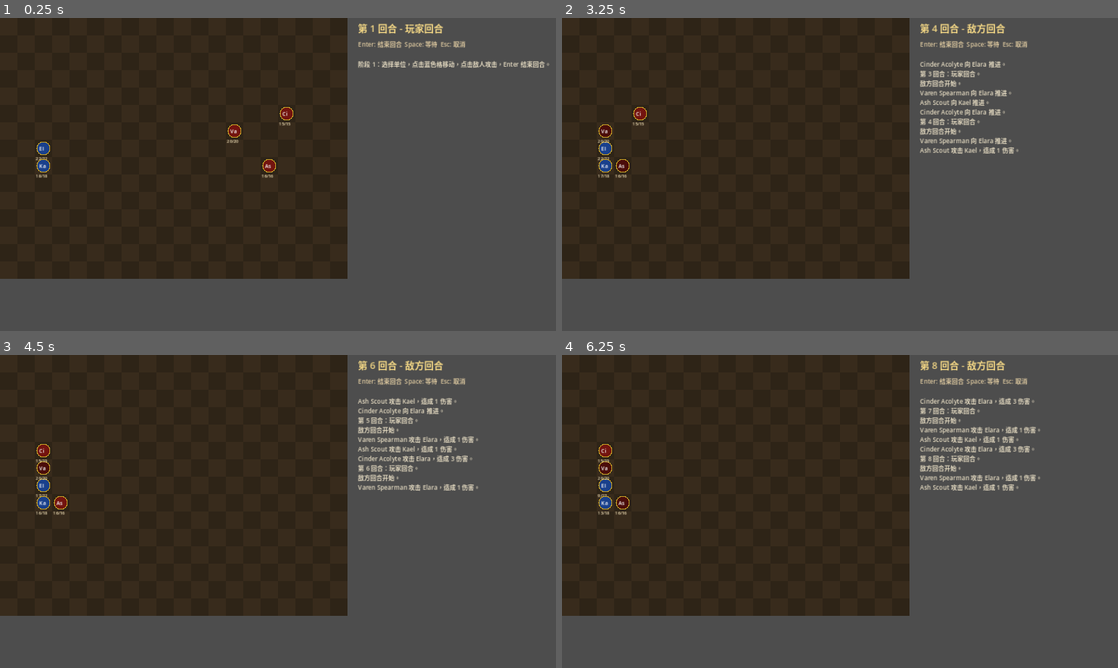
Above: before the commit, frames 1-4 (two rows, left to right).
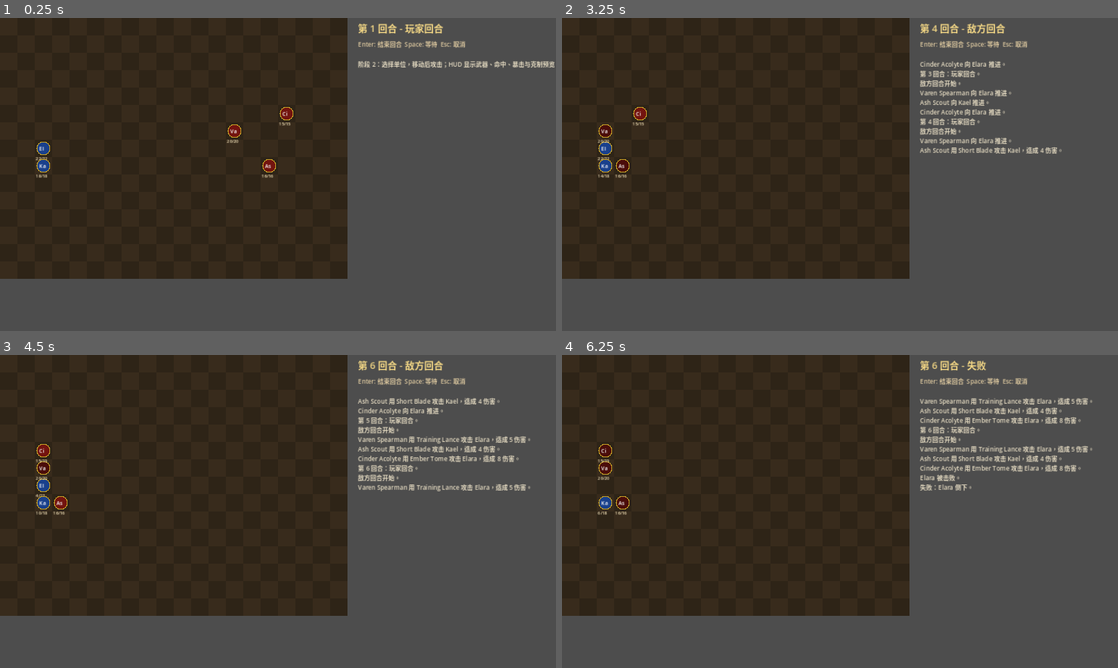
Above: after the commit, the same moments.

Repository: cui2573977943-code/agent
Game: Godot game, scene res://scenes/battle/BattleScene.tscn
Two runs of this game, one before a commit and one after it. Both use one fixed random seed, a clock stepped at 60 frames per second and the inputs below.
Inputs (mouse positions are in pixels of both pictures, inside the frame that each line leads up to):
- Up to frame 1 (0.25 s): no input
- Up to frame 2 (3.25 s): tap Enter at 0.5, 0.6, 1.35, 2.1, 2.85 s; move the mouse to (962, 158) at 0.52 s; click (962, 158) at 0.67 s; tap Space at 0.77, 1.52, 3.02 s; move the mouse to (728, 190) at 1.27 s; click (728, 190) at 1.42 s; move the mouse to (895, 105) at 2.02 s; click (895, 105) at 2.17 s; move the mouse to (812, 237) at 2.77 s; click (812, 237) at 2.92 s
- Up to frame 3 (4.5 s): move the mouse to (444, 558) at 3.52 s; tap Enter at 3.6, 4.35 s; click (444, 558) at 3.67 s; tap Space at 3.77 s; move the mouse to (111, 464) at 4.27 s; click (111, 464) at 4.42 s
- Up to frame 4 (6.25 s): tap Space at 4.52, 6.02 s; move the mouse to (867, 511) at 5.02 s; tap Enter at 5.1, 5.85 s; click (867, 511) at 5.17 s; move the mouse to (756, 433) at 5.77 s; click (756, 433) at 5.92 s

The runs differ from the first frame. In frame 1, 0.4% of the frame differs, in the area x 67-100%, y 13-16%; in frame 2, 0.2%; in frame 3, 1.3%; in frame 4, 3.4%, in the area x 6-96%, y 1-52%.

Commit message:
Implement stage 2 combat systems
Co-authored-by: cui2573977943-code <cui2573977943-code@users.noreply.github.com>

Diff:
--- a/autoload/GameManager.gd
+++ b/autoload/GameManager.gd
@@ -2,13 +2,19 @@
 
 const DEFAULT_LEVEL_PATH := "res://data/levels/CH01_L01.json"
 const DEFAULT_DIFFICULTY_PATH := "res://data/ai/difficulty_profiles.json"
+const DEFAULT_CLASSES_PATH := "res://data/units/classes.json"
+const DEFAULT_WEAPONS_PATH := "res://data/units/weapons.json"
 
 var current_level_id := "CH01_L01"
 var difficulty_id := "normal"
 var level_data: Dictionary = {}
 var difficulty_profile: Dictionary = {}
+var class_catalog: Dictionary = {}
+var weapon_catalog: Dictionary = {}
 
 func _ready() -> void:
+	load_class_catalog()
+	load_weapon_catalog()
 	load_difficulty(difficulty_id)
 	load_level(DEFAULT_LEVEL_PATH)
 
@@ -41,3 +47,23 @@
 	push_warning("Difficulty profile not found: %s" % target_difficulty_id)
 	difficulty_profile = {}
 	return difficulty_profile
+
+func load_class_catalog(path: String = DEFAULT_CLASSES_PATH) -> Dictionary:
+	class_catalog.clear()
+	var data := load_json(path)
+	for entry in data.get("classes", []):
+		class_catalog[entry.get("class_id", "")] = entry
+	return class_catalog
+
+func load_weapon_catalog(path: String = DEFAULT_WEAPONS_PATH) -> Dictionary:
+	weapon_catalog.clear()
+	var data := load_json(path)
+	for entry in data.get("weapons", []):
+		weapon_catalog[entry.get("weapon_id", "")] = entry
+	return weapon_catalog
+
+func get_class_data(class_id: String) -> Dictionary:
+	return class_catalog.get(class_id, {})
+
+func get_weapon_data(weapon_id: String) -> Dictionary:
+	return weapon_catalog.get(weapon_id, {})
--- a/data/units/classes.json
+++ b/data/units/classes.json
@@ -15,6 +15,13 @@
         "move_range": 5,
         "attack_range": 1
       },
+      "growth_rates": {
+        "max_hp": 80,
+        "power": 55,
+        "defense": 35,
+        "hit": 45,
+        "avoid": 40
+      },
       "signature_rule": "处决窗口：攻击 HP 低于 30% 的敌人时可追击。"
     },
     {
@@ -30,6 +37,13 @@
         "avoid": 14,
         "move_range": 5,
         "attack_range": 2
+      },
+      "growth_rates": {
+        "max_hp": 60,
+        "power": 40,
+        "defense": 25,
+        "hit": 55,
+        "avoid": 55
       },
       "signature_rule": "地形共鸣：在森林和山地获得额外移动。"
     },
@@ -47,6 +61,13 @@
         "move_range": 3,
         "attack_range": 1
       },
+      "growth_rates": {
+        "max_hp": 75,
+        "power": 45,
+        "defense": 55,
+        "hit": 35,
+        "avoid": 20
+      },
       "signature_rule": "阵线值：相邻 2 名友军时防御提升。"
     },
     {
@@ -62,6 +83,13 @@
         "avoid": 16,
         "move_range": 5,
         "attack_range": 1
+      },
+      "growth_rates": {
+        "max_hp": 50,
+        "power": 35,
+        "defense": 20,
+        "hit": 45,
+        "avoid": 65
       },
       "signature_rule": "迷雾穿透：揭示敌方下回合意图。"
     },
@@ -79,6 +107,13 @@
         "move_range": 4,
         "attack_range": 2
       },
+      "growth_rates": {
+        "max_hp": 45,
+        "power": 60,
+        "defense": 15,
+        "hit": 45,
+        "avoid": 30
+      },
       "signature_rule": "以太透支：消耗 HP 强化法术，下回合眩晕。"
     }
   ]
--- /dev/null
+++ b/data/units/weapons.json
@@ -0,0 +1,70 @@
+{
+  "schema_version": 1,
+  "weapons": [
+    {
+      "weapon_id": "heirloom_sword",
+      "display_name": "Heirloom Sword",
+      "weapon_type": "sword",
+      "element": "flame",
+      "power": 5,
+      "hit": 82,
+      "crit": 8,
+      "min_range": 1,
+      "max_range": 1,
+      "experience_on_hit": 12,
+      "experience_on_kill": 40
+    },
+    {
+      "weapon_id": "yew_bow",
+      "display_name": "Yew Bow",
+      "weapon_type": "bow",
+      "element": "verdant",
+      "power": 4,
+      "hit": 78,
+      "crit": 4,
+      "min_range": 2,
+      "max_range": 2,
+      "experience_on_hit": 10,
+      "experience_on_kill": 35
+    },
+    {
+      "weapon_id": "training_lance",
+      "display_name": "Training Lance",
+      "weapon_type": "lance",
+      "element": "steel",
+      "power": 4,
+      "hit": 76,
+      "crit": 0,
+      "min_range": 1,
+      "max_range": 1,
+      "experience_on_hit": 8,
+      "experience_on_kill": 25
+    },
+    {
+      "weapon_id": "short_blade",
+      "display_name": "Short Blade",
+      "weapon_type": "dagger",
+      "element": "tide",
+      "power": 3,
+      "hit": 84,
+      "crit": 6,
+      "min_range": 1,
+      "max_range": 1,
+      "experience_on_hit": 8,
+      "experience_on_kill": 25
+    },
+    {
+      "weapon_id": "ember_tome",
+      "display_name": "Ember Tome",
+      "weapon_type": "tome",
+      "element": "flame",
+      "power": 5,
+      "hit": 74,
+      "crit": 2,
+      "min_range": 1,
+      "max_range": 2,
+      "experience_on_hit": 8,
+      "experience_on_kill": 25
+    }
+  ]
+}
--- a/scripts/battle/BattleScene.gd
+++ b/scripts/battle/BattleScene.gd
@@ -3,6 +3,9 @@
 const TacticalUnitScript := preload("res://scripts/battle/Unit.gd")
 const TurnManagerScript := preload("res://scripts/battle/TurnManager.gd")
 const TacticalGridMapScript := preload("res://scripts/map/GridMap.gd")
+const CombatFormulaScript := preload("res://scripts/battle/CombatFormula.gd")
+const WeaponDataScript := preload("res://scripts/battle/WeaponData.gd")
+const CombatPreviewPanelScript := preload("res://scripts/ui/CombatPreviewPanel.gd")
 
 var grid := TacticalGridMapScript.new(BattleManager.GRID_WIDTH, BattleManager.GRID_HEIGHT)
 var turn_manager := TurnManagerScript.new()
@@ -11,6 +14,7 @@
 var selected_unit = null
 var move_cells: Array[Vector2i] = []
 var attack_cells: Array[Vector2i] = []
+var current_preview: Dictionary = {}
 var log_messages: Array[String] = []
 var level_data: Dictionary = {}
 
@@ -18,7 +22,7 @@
 	level_data = GameManager.load_level()
 	_load_units_from_level(level_data)
 	turn_manager.start_player_turn(player_units)
-	_add_log("阶段 1：选择单位，点击蓝色格移动，点击敌人攻击，Enter 结束回合。")
+	_add_log("阶段 2：选择单位，移动后攻击；HUD 显示武器、命中、暴击与克制预览。")
 	queue_redraw()
 
 func _unhandled_input(event: InputEvent) -> void:
@@ -48,7 +52,7 @@
 
 	for entry in data.get("player_units", []):
 		var player_unit = TacticalUnitScript.new()
-		player_unit.configure_from_level_entry(entry, "player")
+		player_unit.configure_from_level_entry(entry, "player", GameManager.get_class_data(entry.get("class_id", "")))
 		player_units.append(player_unit)
 
 	for wave in data.get("enemy_waves", []):
@@ -56,7 +60,7 @@
 			continue
 		for entry in wave.get("units", []):
 			var enemy_unit = TacticalUnitScript.new()
-			enemy_unit.configure_from_level_entry(entry, "enemy")
+			enemy_unit.configure_from_level_entry(entry, "enemy", GameManager.get_class_data(entry.get("class_id", "")))
 			enemy_units.append(enemy_unit)
 
 func _handle_left_click(cell: Vector2i) -> void:
@@ -67,7 +71,7 @@
 
 	if selected_unit != null:
 		var target = _unit_at(cell, "enemy")
-		if target != null and grid.distance(selected_unit.grid_position, target.grid_position) <= selected_unit.attack_range:
+		if target != null and _is_in_attack_range(selected_unit, target):
 			_attack(selected_unit, target)
 			selected_unit.acted = true
 			_clear_selection()
@@ -79,6 +83,7 @@
 			selected_unit.grid_position = cell
 			move_cells.clear()
 			attack_cells = _attack_cells_for(selected_unit)
+			_update_preview_for_selected()
 			_add_log("%s 移动到 %s。" % [selected_unit.display_name, str(cell)])
 			return
 
@@ -92,33 +97,37 @@
 	selected_unit = unit
 	move_cells = grid.get_cells_in_range(unit.grid_position, unit.move_range, _occupied_cells_for_movement(unit))
 	attack_cells = _attack_cells_for(unit)
+	_update_preview_for_selected()
 	_add_log("选择 %s。" % unit.display_name)
 
 func _clear_selection() -> void:
 	selected_unit = null
 	move_cells.clear()
 	attack_cells.clear()
+	current_preview.clear()
 
 func _attack(attacker, defender) -> void:
-	var element_bonus := _element_damage_bonus(attacker.element, defender.element)
-	var damage: int = max(1, int(attacker.power) + element_bonus - int(defender.defense))
-	var applied: int = defender.receive_damage(damage)
-	_add_log("%s 攻击 %s，造成 %d 伤害。" % [attacker.display_name, defender.display_name, applied])
-	if not defender.is_alive():
+	var weapon := _weapon_for(attacker)
+	var result: Dictionary = CombatFormulaScript.resolve(attacker, defender, weapon)
+	if result.get("did_hit", false):
+		var crit_text := ""
+		if result.get("did_crit", false):
+			crit_text = " 暴击！"
+		_add_log("%s 用 %s 攻击 %s，造成 %d 伤害。%s" % [attacker.display_name, result["weapon_name"], defender.display_name, int(result["applied_damage"]), crit_text])
+		_award_experience(attacker, int(result["experience_on_hit"]))
+	else:
+		_add_log("%s 攻击 %s，但未命中。" % [attacker.display_name, defender.display_name])
+	if result.get("defender_defeated", false):
 		_add_log("%s 被击败。" % defender.display_name)
-
-func _element_damage_bonus(attacker_element: String, defender_element: String) -> int:
-	var advantage := {
-		"steel": "verdant",
-		"verdant": "tide",
-		"tide": "flame",
-		"flame": "steel"
-	}
-	if advantage.get(attacker_element, "") == defender_element:
-		return 2
-	if advantage.get(defender_element, "") == attacker_element:
-		return -1
-	return 0
+		_award_experience(attacker, int(result["experience_on_kill"]))
+
+func _award_experience(unit, amount: int) -> void:
+	if unit.team != "player":
+		return
+	var level_results: Array[String] = unit.gain_experience(amount)
+	_add_log("%s 获得 %d 经验（%d/100）。" % [unit.display_name, amount, unit.experience])
+	for result in level_results:
+		_add_log("%s 升级：%s。" % [unit.display_name, result])
 
 func _end_player_turn() -> void:
 	if not turn_manager.is_player_phase():
@@ -141,7 +150,7 @@
 		var nearest = _nearest_alive_unit(enemy.grid_position, player_units)
 		if nearest == null:
 			continue
-		if grid.distance(enemy.grid_position, nearest.grid_position) <= enemy.attack_range:
+		if _is_in_attack_range(enemy, nearest):
 			_attack(enemy, nearest)
 		else:
 			var occupied := _occupied_cells_for_movement(enemy)
@@ -215,12 +224,40 @@
 
 func _attack_cells_for(unit) -> Array[Vector2i]:
 	var result: Array[Vector2i] = []
+	var weapon := _weapon_for(unit)
+	var min_range := WeaponDataScript.min_range(weapon)
+	var max_range := WeaponDataScript.max_range(weapon)
 	for x in range(grid.width):
 		for y in range(grid.height):
 			var cell := Vector2i(x, y)
-			if grid.distance(unit.grid_position, cell) <= unit.attack_range:
+			var distance := grid.distance(unit.grid_position, cell)
+			if distance >= min_range and distance <= max_range:
 				result.append(cell)
 	return result
+
+func _weapon_for(unit) -> Dictionary:
+	var weapon := GameManager.get_weapon_data(unit.weapon_id)
+	if weapon.is_empty():
+		return WeaponDataScript.default_weapon()
+	return weapon
+
+func _is_in_attack_range(attacker, defender) -> bool:
+	var weapon := _weapon_for(attacker)
+	var distance := grid.distance(attacker.grid_position, defender.grid_position)
+	return distance >= WeaponDataScript.min_range(weapon) and distance <= WeaponDataScript.max_range(weapon)
+
+func _update_preview_for_selected() -> void:
+	current_preview.clear()
+	if selected_unit == null:
+		return
+	var target = _nearest_alive_unit(selected_unit.grid_position, enemy_units)
+	if target == null:
+		return
+	var weapon := _weapon_for(selected_unit)
+	var distance := grid.distance(selected_unit.grid_position, target.grid_position)
+	if distance < WeaponDataScript.min_range(weapon) or distance > WeaponDataScript.max_range(weapon):
+		return
+	current_preview = CombatFormulaScript.preview(selected_unit, target, weapon)
 
 func screen_to_grid(position: Vector2) -> Vector2i:
 	return Vector2i(floori(position.x / BattleManager.TILE_SIZE), floori(position.y / BattleManager.TILE_SIZE))
@@ -277,6 +314,9 @@
 	draw_string(ThemeDB.fallback_font, Vector2(x, y + 34), "Enter: 结束回合  Space: 等待  Esc: 取消", HORIZONTAL_ALIGNMENT_LEFT, -1, 14, Color(0.86, 0.78, 0.62))
 
 	var line_y := y + 80
+	if not current_preview.is_empty():
+		draw_string(ThemeDB.fallback_font, Vector2(x, line_y), "战斗预览: %s" % CombatPreviewPanelScript.summary(current_preview), HORIZONTAL_ALIGNMENT_LEFT, -1, 14, Color(0.95, 0.84, 0.52))
+		line_y += 28
 	for message in log_messages.slice(max(0, log_messages.size() - 10), log_messages.size()):
 		draw_string(ThemeDB.fallback_font, Vector2(x, line_y), message, HORIZONTAL_ALIGNMENT_LEFT, -1, 14, Color(0.9, 0.86, 0.76))
 		line_y += 22
--- /dev/null
+++ b/scripts/battle/CombatFormula.gd
@@ -0,0 +1,51 @@
+class_name CombatFormula
+extends RefCounted
+
+const ElementAffinityScript := preload("res://scripts/battle/ElementAffinity.gd")
+const WeaponDataScript := preload("res://scripts/battle/WeaponData.gd")
+
+static func preview(attacker, defender, raw_weapon: Dictionary, terrain := {}) -> Dictionary:
+	var weapon: Dictionary = WeaponDataScript.with_defaults(raw_weapon)
+	var terrain_hit_mod: int = int(terrain.get("hit_mod", 0))
+	var terrain_avoid_mod: int = int(terrain.get("avoid_mod", 0))
+	var terrain_defense_mod: int = int(terrain.get("defense_mod", 0))
+	var terrain_crit_mod: int = int(terrain.get("crit_mod", 0))
+	var element_multiplier: float = ElementAffinityScript.multiplier(attacker.element, defender.element)
+	var base_damage: int = max(0, int(attacker.power) + int(weapon.get("power", 0)) - int(defender.defense) - terrain_defense_mod)
+	var final_damage: int = max(1, int(round(float(base_damage) * element_multiplier)))
+	var hit_chance: int = clamp(int(attacker.hit) + int(weapon.get("hit", 0)) - int(defender.avoid) + terrain_hit_mod + terrain_avoid_mod, 0, 100)
+	var crit_chance: int = clamp(int(weapon.get("crit", 0)) + terrain_crit_mod, 0, 100)
+
+	return {
+		"weapon_id": weapon.get("weapon_id", "training_weapon"),
+		"weapon_name": weapon.get("display_name", "Training Weapon"),
+		"damage": final_damage,
+		"hit_chance": hit_chance,
+		"crit_chance": crit_chance,
+		"element_state": ElementAffinityScript.label(attacker.element, defender.element),
+		"element_multiplier": element_multiplier,
+		"experience_on_hit": int(weapon.get("experience_on_hit", 10)),
+		"experience_on_kill": int(weapon.get("experience_on_kill", 35))
+	}
+
+static func resolve(attacker, defender, raw_weapon: Dictionary, terrain := {}) -> Dictionary:
+	var result: Dictionary = preview(attacker, defender, raw_weapon, terrain)
+	var hit_roll: int = randi_range(1, 100)
+	var crit_roll: int = randi_range(1, 100)
+	var did_hit: bool = hit_roll <= int(result["hit_chance"])
+	var did_crit: bool = did_hit and crit_roll <= int(result["crit_chance"])
+	var damage: int = 0
+
+	if did_hit:
+		damage = int(result["damage"])
+		if did_crit:
+			damage *= 3
+		defender.receive_damage(damage)
+
+	result["hit_roll"] = hit_roll
+	result["crit_roll"] = crit_roll
+	result["did_hit"] = did_hit
+	result["did_crit"] = did_crit
+	result["applied_damage"] = damage
+	result["defender_defeated"] = not defender.is_alive()
+	return result
--- /dev/null
+++ b/scripts/battle/ElementAffinity.gd
@@ -0,0 +1,39 @@
+class_name ElementAffinity
+extends RefCounted
+
+const STEEL := "steel"
+const FLAME := "flame"
+const VERDANT := "verdant"
+const TIDE := "tide"
+
+const ADVANTAGE_MULTIPLIER := 1.2
+const DISADVANTAGE_MULTIPLIER := 0.85
+const NEUTRAL_MULTIPLIER := 1.0
+
+static func advantage_target(element: String) -> String:
+	match element:
+		STEEL:
+			return VERDANT
+		VERDANT:
+			return TIDE
+		TIDE:
+			return FLAME
+		FLAME:
+			return STEEL
+		_:
+			return ""
+
+static func multiplier(attacker_element: String, defender_element: String) -> float:
+	if advantage_target(attacker_element) == defender_element:
+		return ADVANTAGE_MULTIPLIER
+	if advantage_target(defender_element) == attacker_element:
+		return DISADVANTAGE_MULTIPLIER
+	return NEUTRAL_MULTIPLIER
+
+static func label(attacker_element: String, defender_element: String) -> String:
+	var value := multiplier(attacker_element, defender_element)
+	if value > NEUTRAL_MULTIPLIER:
+		return "advantage"
+	if value < NEUTRAL_MULTIPLIER:
+		return "disadvantage"
+	return "neutral"
--- a/scripts/battle/Unit.gd
+++ b/scripts/battle/Unit.gd
@@ -17,69 +17,51 @@
 var move_range := 4
 var attack_range := 1
 var acted := false
+var experience := 0
+var weapon_id := ""
+var growth_rates: Dictionary = {}
 
-func configure_from_level_entry(entry: Dictionary, team_name: String) -> void:
+func configure_from_level_entry(entry: Dictionary, team_name: String, class_data := {}) -> void:
 	unit_id = entry.get("id", "")
 	display_name = entry.get("display_name", unit_id)
 	team = team_name
 	class_id = entry.get("class_id", "")
 	element = entry.get("element", "steel")
 	level = int(entry.get("level", 1))
+	experience = int(entry.get("experience", 0))
+	var loadout: Array = entry.get("loadout", [])
+	if not loadout.is_empty():
+		weapon_id = str(loadout[0])
 
 	var spawn: Array = entry.get("spawn", [0, 0])
 	grid_position = Vector2i(int(spawn[0]), int(spawn[1]))
-	_apply_class_defaults()
+	_apply_class_defaults(class_data)
 
-func _apply_class_defaults() -> void:
-	match class_id:
-		"bladeguard":
-			max_hp = 22
-			power = 7
-			defense = 3
-			hit = 88
-			avoid = 12
-			move_range = 5
-			attack_range = 1
-		"ranger":
-			max_hp = 18
-			power = 5
-			defense = 2
-			hit = 82
-			avoid = 14
-			move_range = 5
-			attack_range = 2
-		"spearwall":
-			max_hp = 20
-			power = 5
-			defense = 4
-			hit = 80
-			avoid = 4
-			move_range = 3
-			attack_range = 1
-		"scout":
-			max_hp = 16
-			power = 4
-			defense = 1
-			hit = 78
-			avoid = 16
-			move_range = 5
-			attack_range = 1
-		"mage":
-			max_hp = 15
-			power = 6
-			defense = 1
-			hit = 76
-			avoid = 6
-			move_range = 4
-			attack_range = 2
-		_:
-			max_hp = 18
-			power = 5
-			defense = 2
-			hit = 80
-			avoid = 5
-			move_range = 4
-			attack_range = 1
+func _apply_class_defaults(class_data := {}) -> void:
+	var base_stats: Dictionary = class_data.get("base_stats", {})
+	if base_stats.is_empty():
+		match class_id:
+			"bladeguard":
+				base_stats = { "max_hp": 22, "power": 7, "defense": 3, "hit": 88, "avoid": 12, "move_range": 5, "attack_range": 1 }
+			"ranger":
+				base_stats = { "max_hp": 18, "power": 5, "defense": 2, "hit": 82, "avoid": 14, "move_range": 5, "attack_range": 2 }
+			"spearwall":
+				base_stats = { "max_hp": 20, "power": 5, "defense": 4, "hit": 80, "avoid": 4, "move_range": 3, "attack_range": 1 }
+			"scout":
+				base_stats = { "max_hp": 16, "power": 4, "defense": 1, "hit": 78, "avoid": 16, "move_range": 5, "attack_range": 1 }
+			"mage":
+				base_stats = { "max_hp": 15, "power": 6, "defense": 1, "hit": 76, "avoid": 6, "move_range": 4, "attack_range": 2 }
+			_:
+				base_stats = { "max_hp": 18, "power": 5, "defense": 2, "hit": 80, "avoid": 5, "move_range": 4, "attack_range": 1 }
+
+	max_hp = int(base_stats.get("max_hp", max_hp))
+	power = int(base_stats.get("power", power))
+	defense = int(base_stats.get("defense", defense))
+	hit = int(base_stats.get("hit", hit))
+	avoid = int(base_stats.get("avoid", avoid))
+	move_range = int(base_stats.get("move_range", move_range))
+	attack_range = int(base_stats.get("attack_range", attack_range))
+	growth_rates = class_data.get("growth_rates", {})
 	hp = max_hp
 
 func is_alive() -> bool:
@@ -95,3 +77,35 @@
 
 func reset_for_new_turn() -> void:
 	acted = false
+
+func gain_experience(amount: int) -> Array[String]:
+	var results: Array[String] = []
+	experience += max(0, amount)
+	while experience >= 100:
+		experience -= 100
+		level += 1
+		results.append(_level_up())
+	return results
+
+func _level_up() -> String:
+	var gains := []
+	for stat_name in ["max_hp", "power", "defense", "hit", "avoid"]:
+		var rate := int(growth_rates.get(stat_name, 0))
+		if rate >= 100 or (rate > 0 and randi_range(1, 100) <= rate):
+			match stat_name:
+				"max_hp":
+					max_hp += 1
+					hp += 1
+				"power":
+					power += 1
+				"defense":
+					defense += 1
+				"hit":
+					hit += 1
+				"avoid":
+					avoid += 1
+			gains.append(stat_name)
+	if gains.is_empty():
+		power += 1
+		gains.append("power")
+	return "Lv %d: %s +1" % [level, ", ".join(gains)]
--- /dev/null
+++ b/scripts/battle/WeaponData.gd
@@ -0,0 +1,28 @@
+class_name WeaponData
+extends RefCounted
+
+static func default_weapon() -> Dictionary:
+	return {
+		"weapon_id": "training_weapon",
+		"display_name": "Training Weapon",
+		"power": 1,
+		"hit": 75,
+		"crit": 0,
+		"min_range": 1,
+		"max_range": 1,
+		"element": "none",
+		"experience_on_hit": 10,
+		"experience_on_kill": 35
+	}
+
+static func with_defaults(raw_weapon: Dictionary) -> Dictionary:
+	var merged := default_weapon()
+	for key in raw_weapon.keys():
+		merged[key] = raw_weapon[key]
+	return merged
+
+static func max_range(raw_weapon: Dictionary) -> int:
+	return int(with_defaults(raw_weapon).get("max_range", 1))
+
+static func min_range(raw_weapon: Dictionary) -> int:
+	return int(with_defaults(raw_weapon).get("min_range", 1))
--- /dev/null
+++ b/scripts/ui/CombatPreviewPanel.gd
@@ -0,0 +1,17 @@
+class_name CombatPreviewPanel
+extends RefCounted
+
+static func summary(preview: Dictionary) -> String:
+	var element_text := "中性"
+	match preview.get("element_state", "neutral"):
+		"advantage":
+			element_text = "优势"
+		"disadvantage":
+			element_text = "劣势"
+	return "%s 伤害:%d 命中:%d%% 暴击:%d%% %s" % [
+		preview.get("weapon_name", "Weapon"),
+		int(preview.get("damage", 0)),
+		int(preview.get("hit_chance", 0)),
+		int(preview.get("crit_chance", 0)),
+		element_text
+	]
Not shown, changed: README.md
Not shown, changed: docs/GDD.md
Not shown, changed: docs/TECHNICAL_DESIGN.md
Not shown, added: tools/validate_stage2.py
